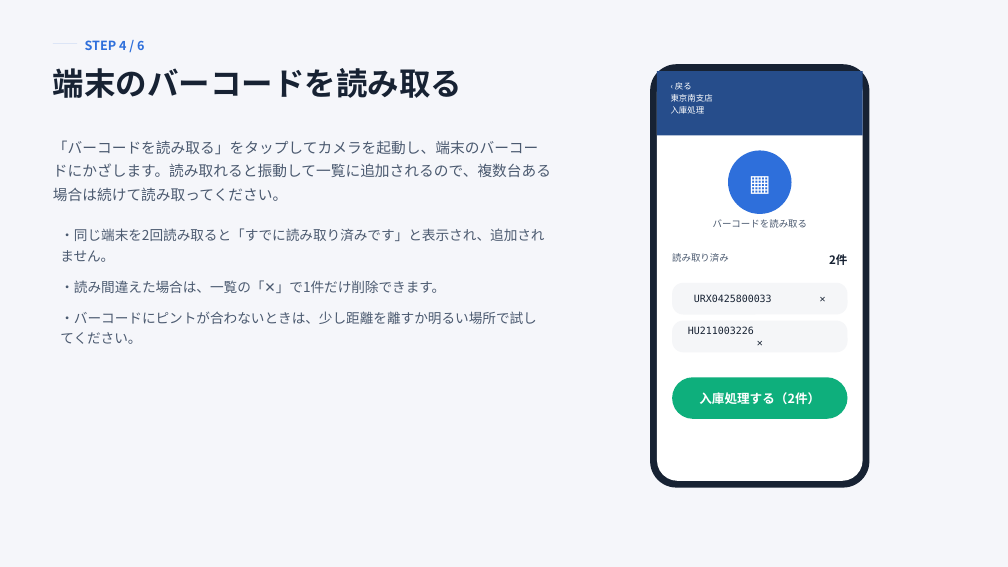
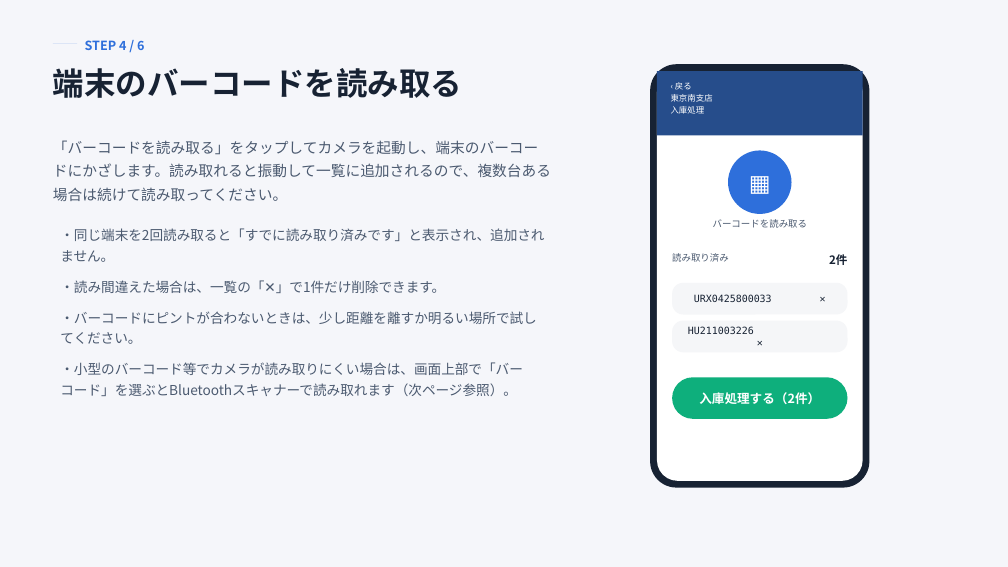
Before and after one commit to a-nozawa73052/a-nozawa-doc, a slide deck: slide 7 of 01_改修設計/UDS/スマホ画面入庫回収機能/操作マニュアル_スマホ版UDS.pptx. Drawn at 1008x567 pixels with LibreOffice and Linux fonts; fonts in the diff are those of the drawing. Boxes give left, top, right and bottom in pixels: in the first picture for what was removed or moved away, otherwise in the second. Text is boxed around its words. In the diff, an @@ line names an element or a change of style, - is before the commit and + after.

```diff
--- a/01_改修設計/UDS/スマホ画面入庫回収機能/操作マニュアル_スマホ版UDS.pptx
+++ b/01_改修設計/UDS/スマホ画面入庫回収機能/操作マニュアル_スマホ版UDS.pptx
@@ text at bbox=[60, 362, 523, 396]: paragraph added @@
+・小型のバーコード等でカメラが読み取りにくい場合は、画面上部で「バーコード」を選ぶとBluetoothスキャナーで読み取れます（次ページ参照）。
```
Also in this commit, not shown: 2 other slides changed, 1 slide added, 23 other files.
